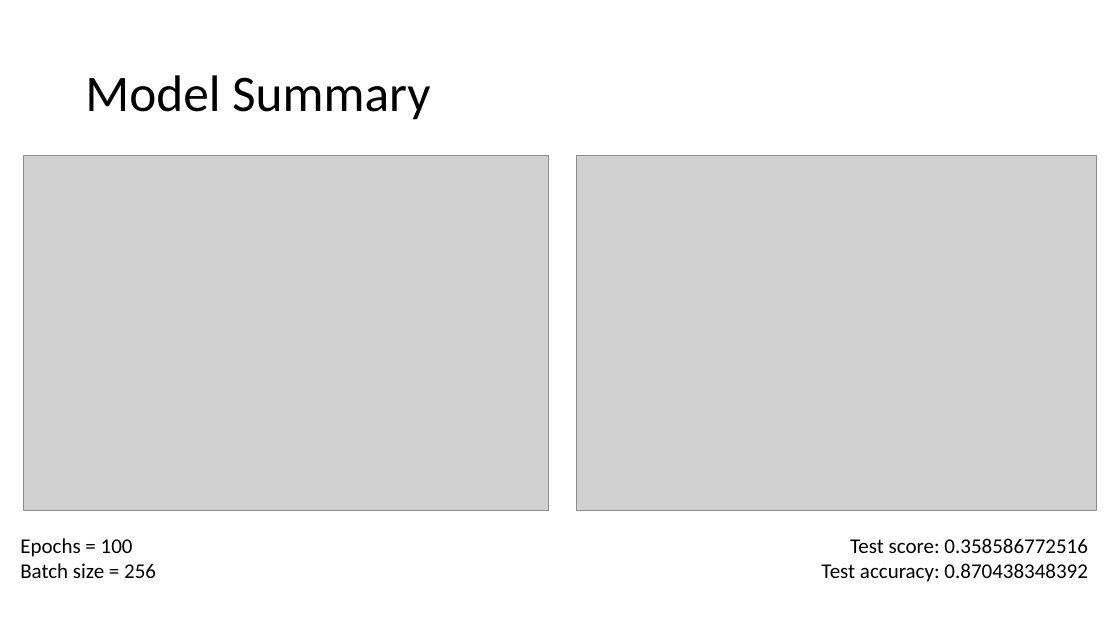
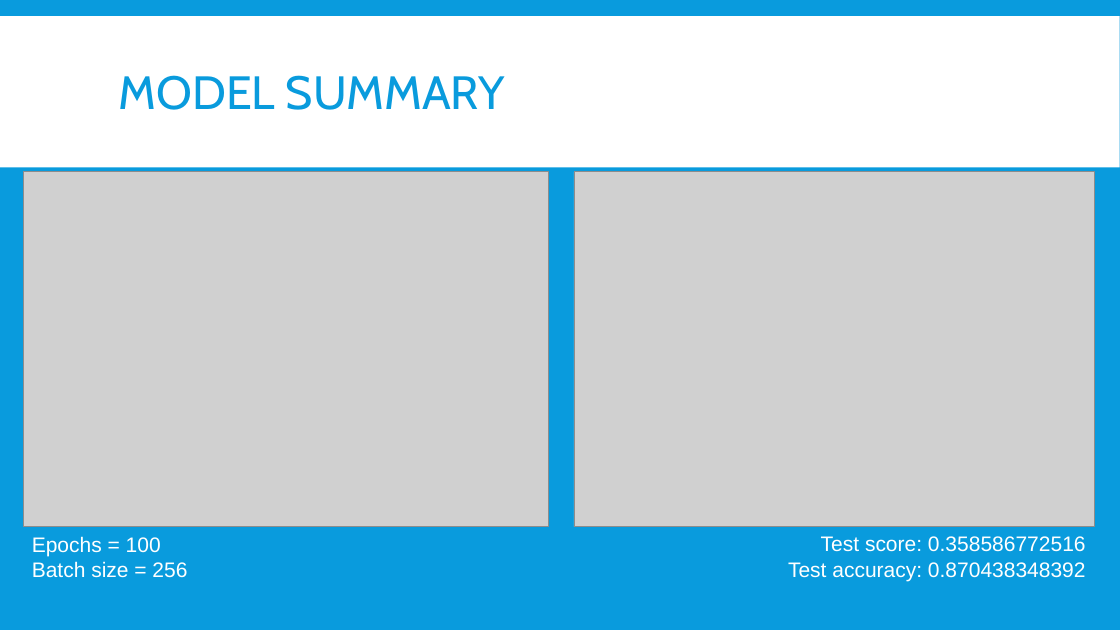
Before and after one commit to itispete/Final, a slide deck: slide 5 of Learning Handwriting using EMNIST.pptx. Drawn at 1120x630 pixels with LibreOffice and Linux fonts; fonts in the diff are those of the drawing; grey boxes stand for pictures. Boxes give left, top, right and bottom in pixels: in the first picture for what was removed or moved away, otherwise in the second. Text is boxed around its words. In the diff, an @@ line names an element or a change of style, - is before the commit and + after.

```diff
--- a/Learning Handwriting using EMNIST.pptx
+++ b/Learning Handwriting using EMNIST.pptx
@@ background #FFFFFF to #099BDD @@
@@ rectangle added at (0,16,1120,167), fill #FFFFFF @@
@@ title at (119,75,505,110): text changed; size 44 to 40 pt; font Calibri to Cabin; text colour #000000 to #099BDD @@
-Model Summary
+MODEL SUMMARY
@@ picture: place and size @@
-picture at (24,155,549,510)
+picture at (24,172,549,527)
@@ picture: place and size @@
-picture at (576,155,1096,510)
+picture at (574,172,1094,527)
@@ text "Epochs = 100": place and size @@
-text "Epochs = 100" at (20,538,156,578)
+text "Epochs = 100" at (32,536,187,578)
@@ text "Epochs = 100" at (32,536,187,578): font Calibri to Arial, text colour #000000 to #FFFFFF @@
@@ text "Test score: 0.358586772516" at (788,536,1086,581): font Calibri to Arial, text colour #000000 to #FFFFFF @@
@@ text "Test score: 0.358586772516": place and size @@
-text "Test score: 0.358586772516" at (821,538,1087,582)
+text "Test score: 0.358586772516" at (788,536,1086,581)
```
Also in this commit, not shown: 6 other slides changed, 2 slides added.
